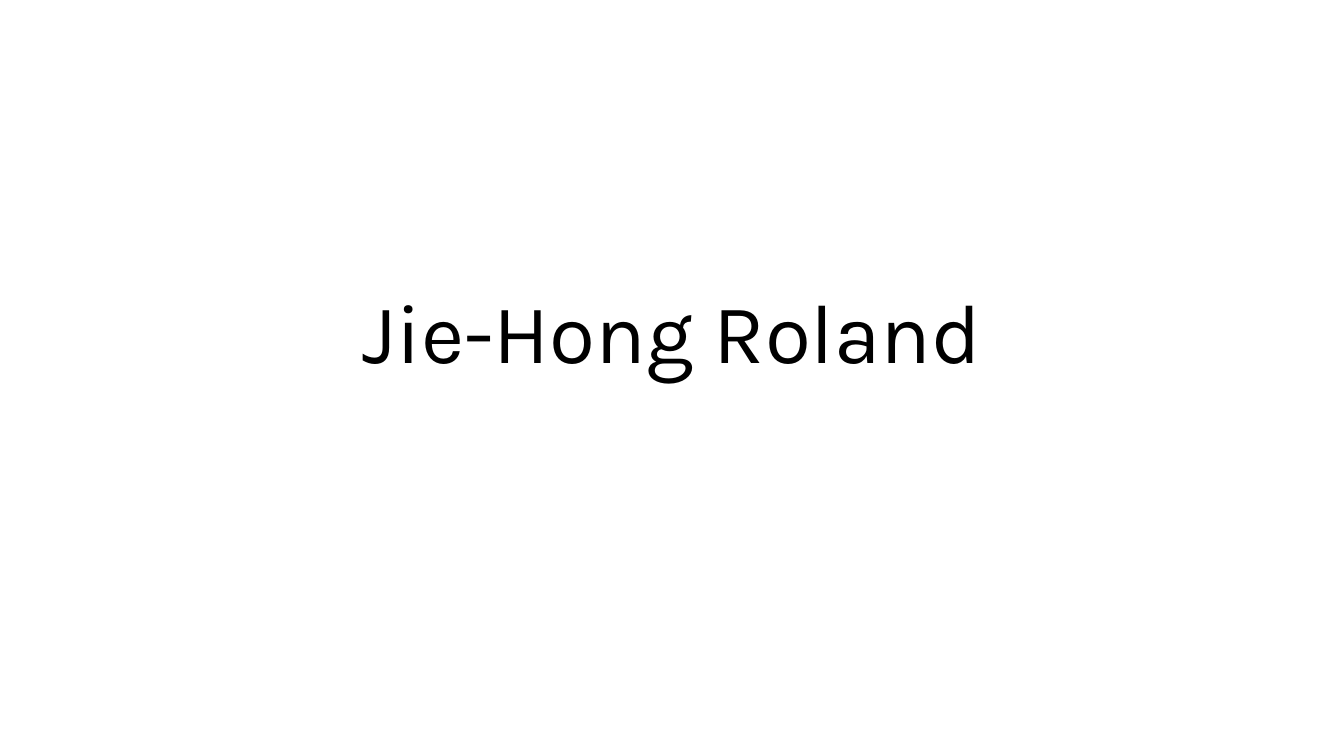
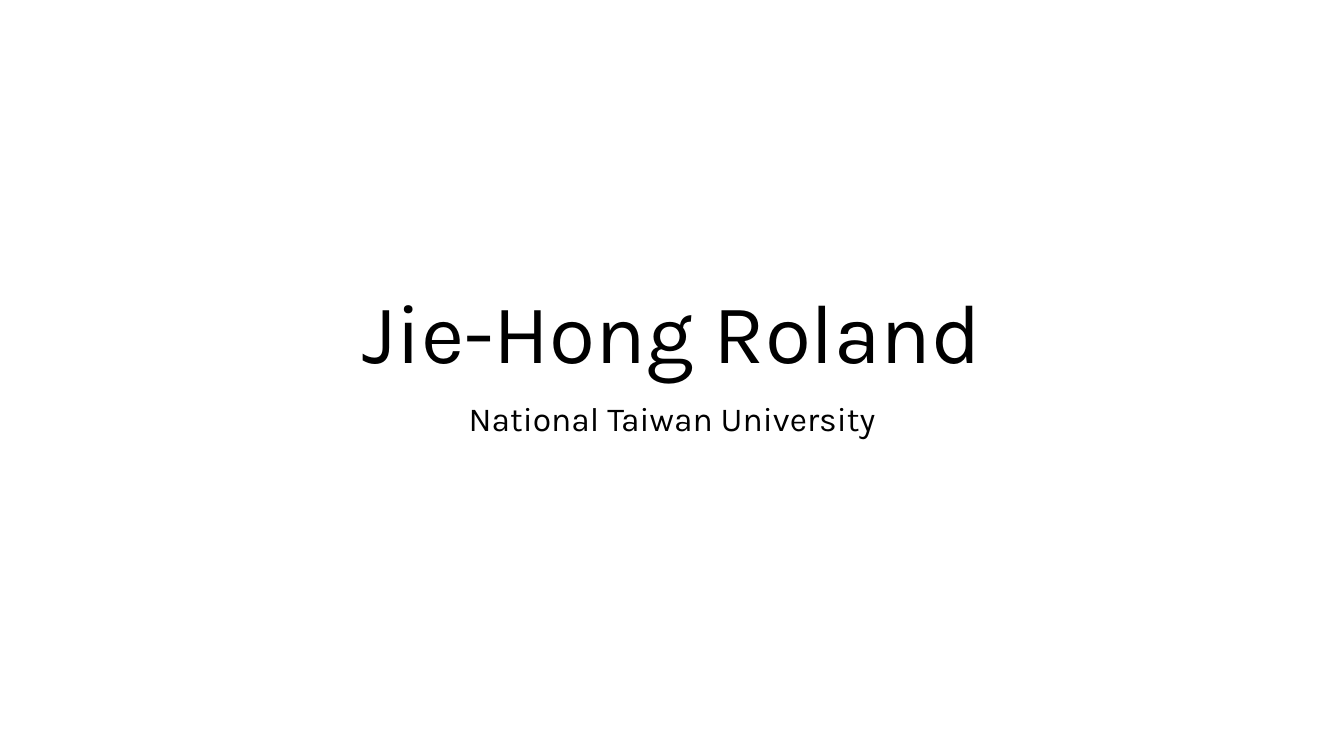
Before and after one commit to NikolajBjorner/ShonanArtOfSAT, a slide deck: slide 6 of Introductions.pptx. Drawn at 1344x756 pixels with LibreOffice and Linux fonts; fonts in the diff are those of the drawing. Boxes give left, top, right and bottom in pixels: in the first picture for what was removed or moved away, otherwise in the second. Text is boxed around its words. In the diff, an @@ line names an element or a change of style, - is before the commit and + after.

```diff
--- a/Introductions.pptx
+++ b/Introductions.pptx
@@ subtitle added at (469,408,875,440), 24 pt, text #000000 @@
+National Taiwan University
```
Also in this commit, not shown: 1 other slide changed, 2 slides added, 1 other file.
